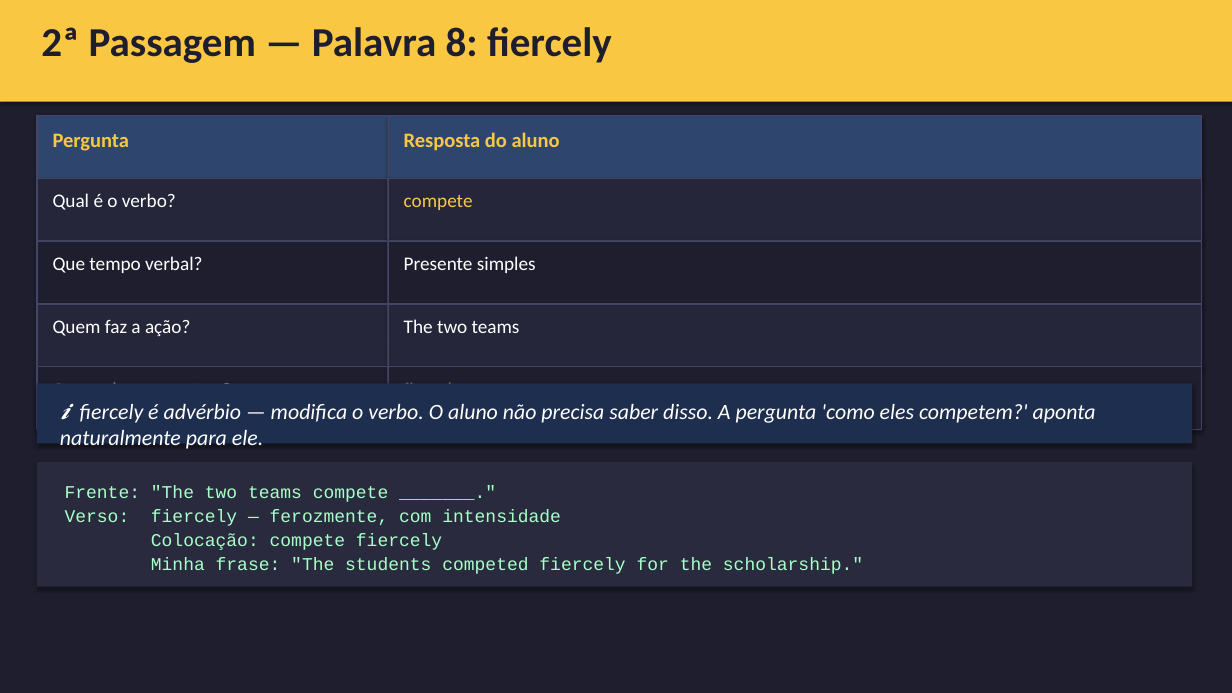
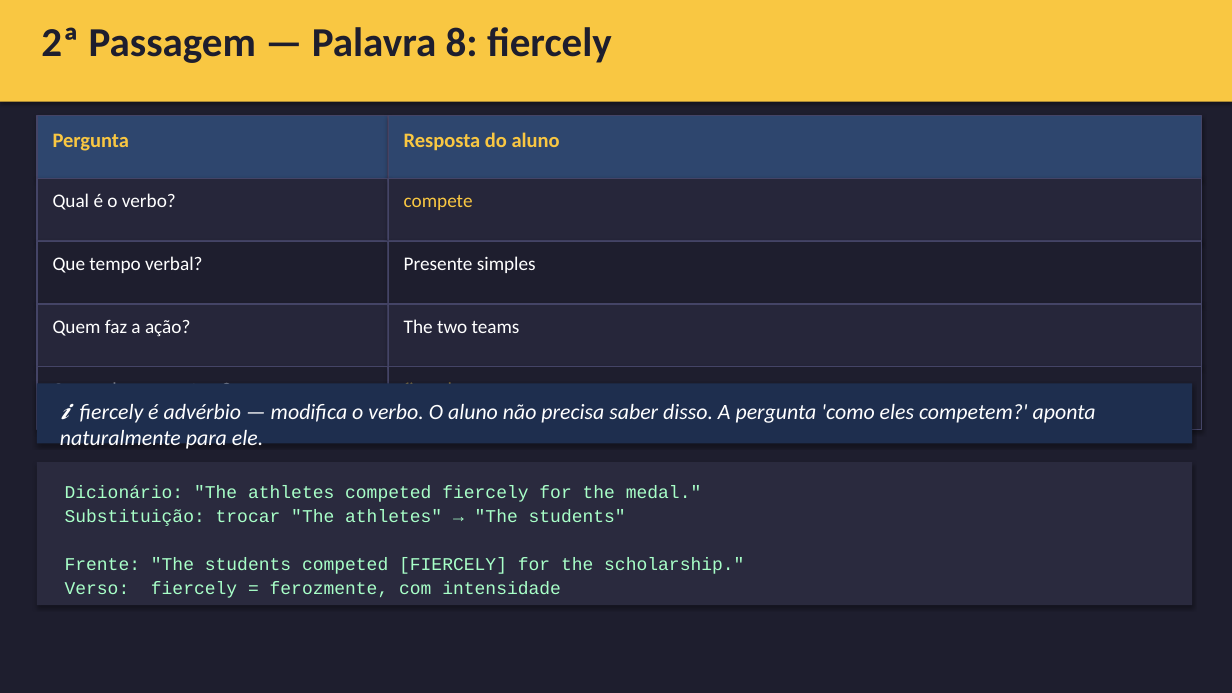
Before and after one commit to emadruga/StudyAmigoApp, a slide deck: slide 24 of placement_exam/planning_E02/E02_slides_Tier1_Duas_Passagem_v1.0.pptx. Drawn at 1232x693 pixels with LibreOffice and Linux fonts; fonts in the diff are those of the drawing. Boxes give left, top, right and bottom in pixels: in the first picture for what was removed or moved away, otherwise in the second. Text is boxed around its words. In the diff, an @@ line names an element or a change of style, - is before the commit and + after.

```diff
--- a/placement_exam/planning_E02/E02_slides_Tier1_Duas_Passagem_v1.0.pptx
+++ b/placement_exam/planning_E02/E02_slides_Tier1_Duas_Passagem_v1.0.pptx
@@ rectangle: place and size @@
-rectangle at <box>37,462,1192,587</box>
+rectangle at <box>37,462,1192,605</box>
@@ text at <box>65,485,744,598</box>: text changed @@
-Frente: "The two teams compete _______."
-Verso: fiercely — ferozmente, com intensidade
-Colocação: compete fiercely
-Minha frase: "The students competed fiercely for the scholarship."
+Dicionário: "The athletes competed fiercely for the medal."
+Substituição: trocar "The athletes" → "The students"
+Frente: "The students competed [FIERCELY] for the scholarship."
+Verso: fiercely = ferozmente, com intensidade
```
Also in this commit, not shown: 12 other slides changed, 1 other file.
